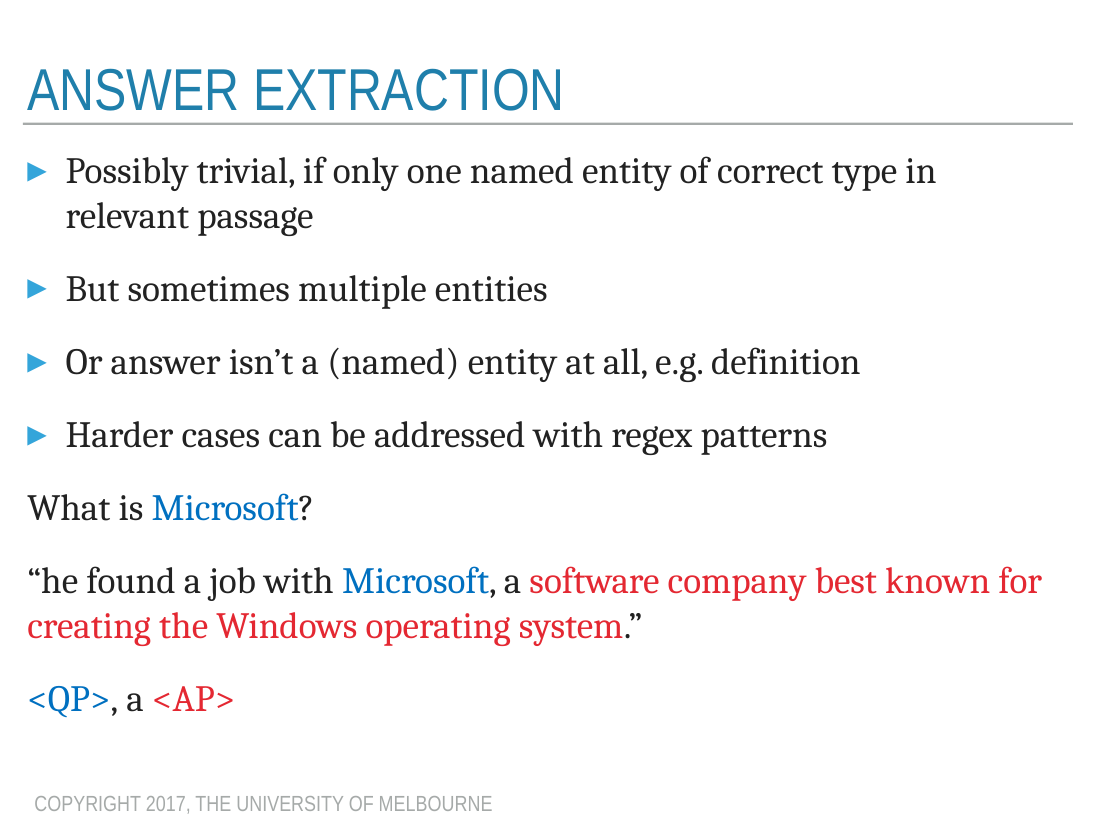
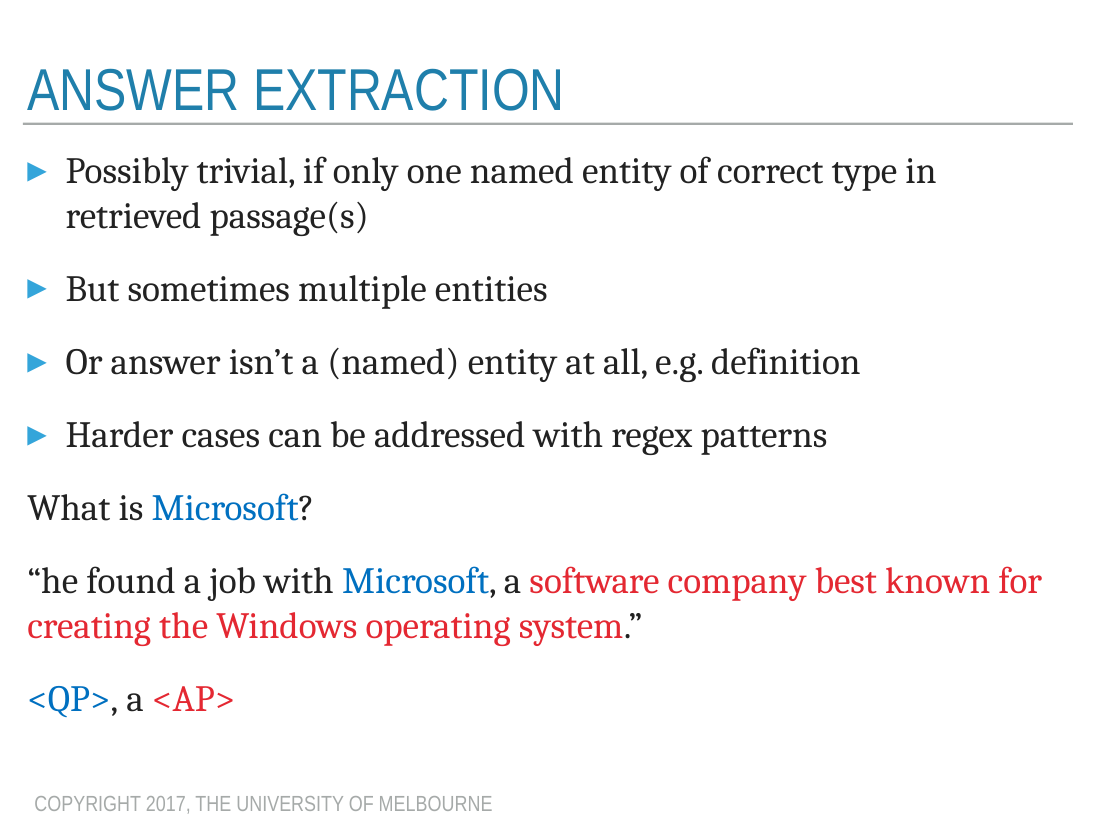
Before and after one commit to trevorcohn/comp90042, a slide deck: slide 16 of slides/WSTA_L12_question_answering.pptx. Drawn at 1120x840 pixels with LibreOffice and Linux fonts; fonts in the diff are those of the drawing. Boxes give left, top, right and bottom in pixels: in the first picture for what was removed or moved away, otherwise in the second. Text is boxed around its words. In the diff, an @@ line names an element or a change of style, - is before the commit and + after.

```diff
--- a/slides/WSTA_L12_question_answering.pptx
+++ b/slides/WSTA_L12_question_answering.pptx
@@ text at <box>66,156,936,236</box>: text changed @@
-▸ Possibly trivial, if only one named entity of correct type in relevant passage
+▸ Possibly trivial, if only one named entity of correct type in retrieved passage(s)
```
Also in this commit, not shown: 2 other slides changed, 2 other files.
